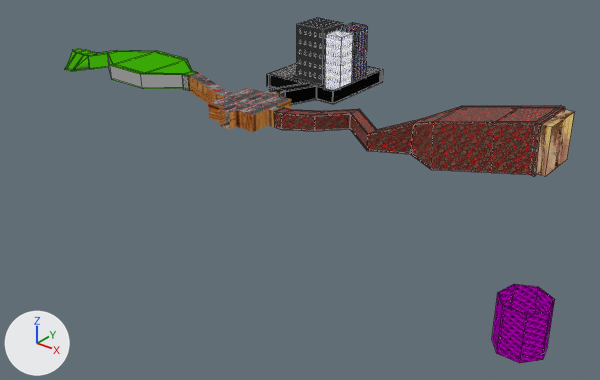
A saved change to the Blender file blender/room.blend.
Rendered twice from a camera (50 mm lens) standing at (116.9, -128.6, 65.7) and looking at (9.5, 5.7, -17.5). Lighting does not change. The marker at lower left points along +X, +Y and +Z. Mesh edges are drawn as thin lines on the coarser meshes.

Names of what the first picture shows: 'City', 'Garden', 'Monolith_cave_yellow', 'Prison', 'Room', 'building', 'building2', 'building3', 'cave'.
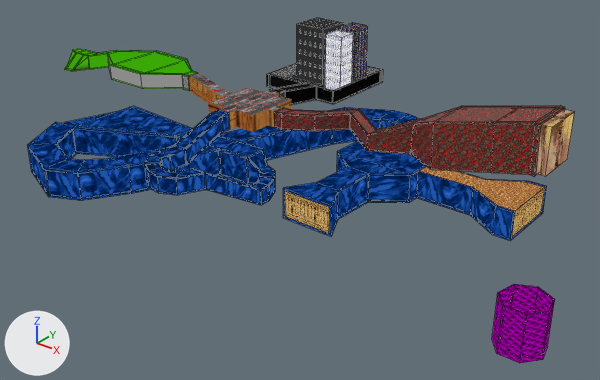
The change, as a list of edits to the scene's bpy script:
```text
Add img_blodgrc_png:
    img_blodgrc_png = load_image('BLODGRC.png', 'BLODGRC.png', 64, 64, 'sRGB')
Add img_altwatr_png:
    img_altwatr_png = load_image('ALTWATR.png', 'ALTWATR.png', 128, 128, 'sRGB')
Add mat_secretground:
    mat_secretground = emission_material('SecretGround')
    mat_secretground.texture = img_t00121_png
Add mat_waterrealmground:
    mat_waterrealmground = emission_material('WaterRealmGround')
    mat_waterrealmground.texture = img_blodgrc_png
Add mat_secretwall_1:
    mat_secretwall_1 = emission_material('SecretWall')
    mat_secretwall_1.texture = img_hlygy_png
Add mat_waterrealmwall:
    mat_waterrealmwall = emission_material('WaterRealmWall')
    mat_waterrealmwall.texture = img_altwatr_png
Add me_cube_014:
    me_cube_014.from_pydata(...)  # 709 vertices, 802 faces; spans x -27.1..49.5, y -60.2..46.9, z -15.2..2.7
    # faces by material slot: [745, 37, 8, 12]
    me_cube_014.materials.append(mat_waterrealmwall)  # picture img_altwatr_png
    me_cube_014.materials.append(mat_waterrealmground)  # picture img_blodgrc_png
    me_cube_014.materials.append(mat_secretground)  # picture img_t00121_png
    me_cube_014.materials.append(mat_secretwall_1)  # picture img_hlygy_png
Add ob_waterrealm:
    ob_waterrealm = bpy.data.objects.new('WaterRealm', me_cube_014)
    ob_waterrealm.location = (0.0, -9.4, 0.9)
    ob_waterrealm.rotation_euler = (0.0, 0.0, 1.571)  # degrees (0, 0, 90)
```

Where the change shows, as pixel boxes [x1, y1, x2, y2] in the pictures (600 x 380 px):
'WaterRealm', added (blue)
    after: [27, 106, 547, 241]
    faces in mat_waterrealmwall (picture img_altwatr_png): [27, 106, 547, 241]
    faces in mat_secretwall_1 (picture img_hlygy_png): [285, 188, 545, 237]
    faces in mat_secretground (picture img_t00121_png): [420, 166, 545, 211]
